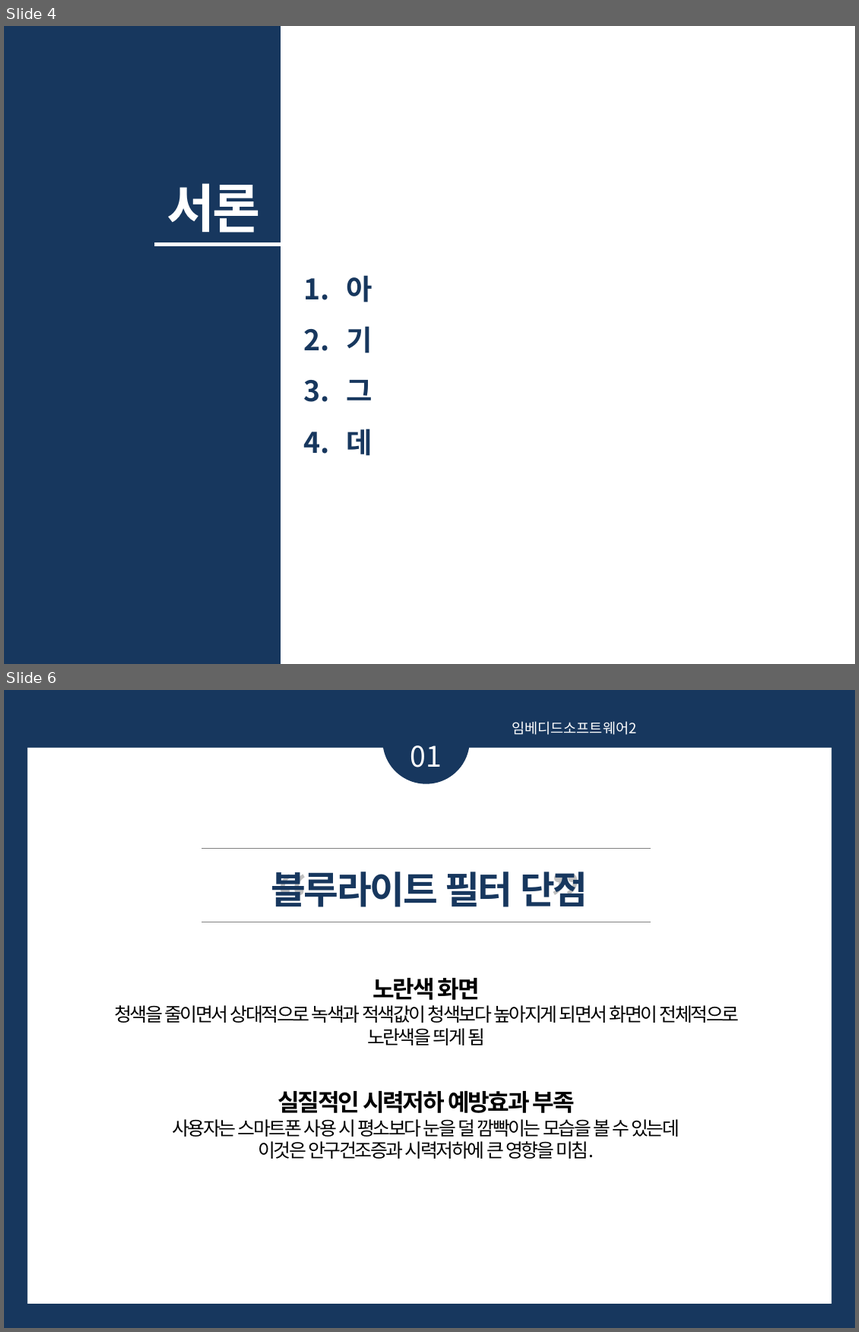
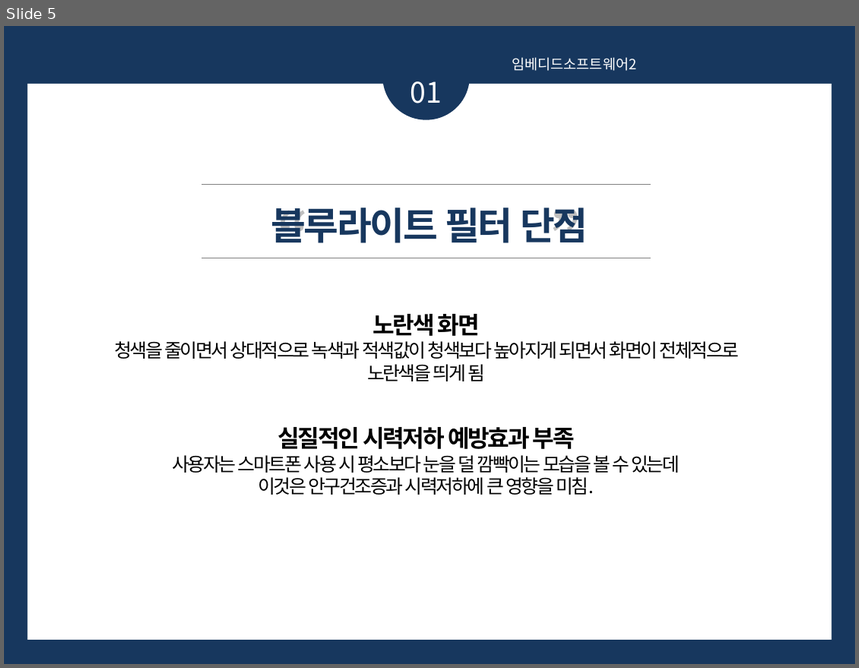
Before and after one commit to 201411108/Black-Android-app-for-eye, a slide deck: Document/발표PPT양식.pptx. Shown one above the other, each under a label of ours: slides 4 and 6 before the commit, slide 5 after it; the slides between them are not shown. The pictures are 859x1332 and 859x668 pixels, drawn with LibreOffice and Linux fonts; fonts in the diff are those of the drawing. Boxes give left, top, right and bottom in pixels: in the first picture for what was removed or moved away, otherwise in the second. Text is boxed around its words. In the diff, an @@ line names an element or a change of style, - is before the commit and + after.

```diff
--- a/Document/발표PPT양식.pptx
+++ b/Document/발표PPT양식.pptx
@@ slide 4 removed at (x1=4, y1=26, x2=855, y2=664), background #17375E @@
@@ rectangle removed at (x1=282, y1=26, x2=855, y2=664) @@
@@ text removed at (x1=167, y1=183, x2=261, y2=233) @@
-서론
@@ line removed from (154, 245) to (282, 245) @@
@@ text removed at (x1=347, y1=275, x2=373, y2=456) @@
-1. 아
-2. 기
-3. 그
-4. 데
@@ what was slide 6 is now slide 5 @@
```
Also in this commit, not shown: 6 slides changed, 3 slides added.
